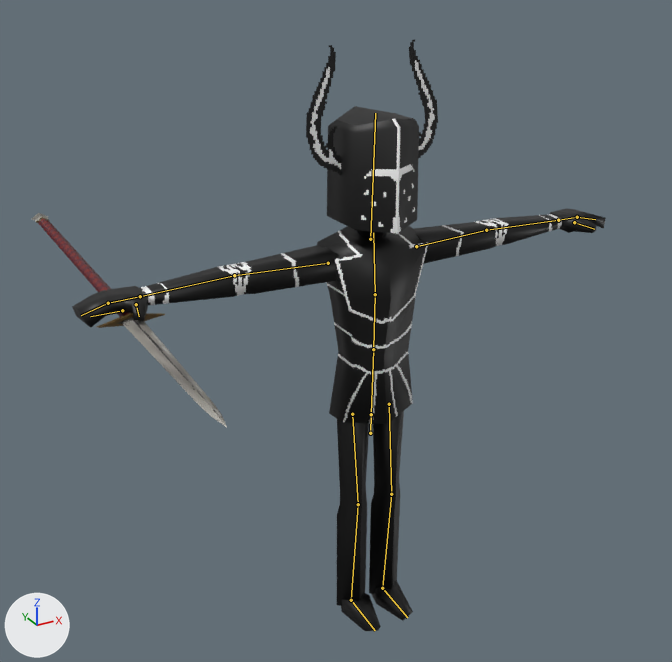
One commit to the Blender file models/tall_axe_guy/tall_axe_guy.blend: the scene before it, then after it.
Both versions are drawn from a camera (50 mm lens) standing at (-1.61, -2.66, 2.58) and looking at (0.0, 0.27, 1.11). The lights are fixed; the arrows at lower left show +X, +Y and +Z. The bones that bend it are drawn over the model as lines.

Names of what the first picture shows: 'body_mesh', 'horns_mesh', 'tall_axe_mesh'.
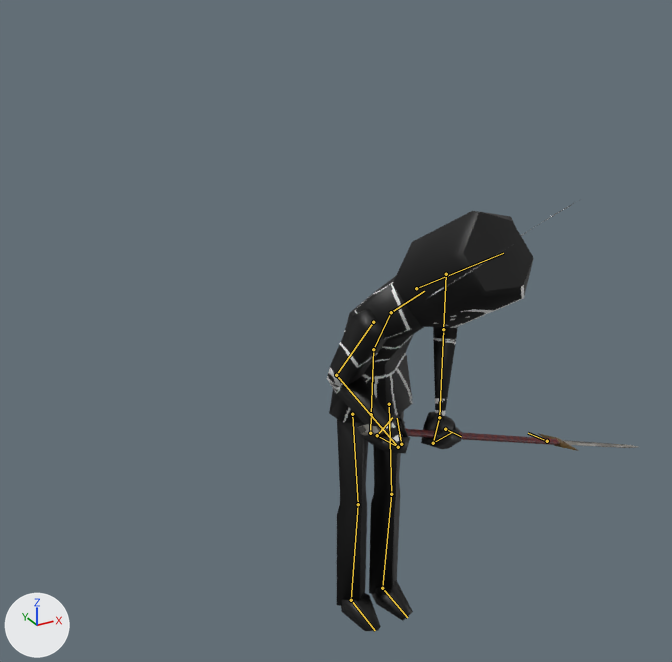
Commit message: Janky attacks

The newer file adds an action. The first version stands in its rest pose; the second is drawn at frame 22 of the action 'attack'.

The edits, one by one:
Bone 'torso1_e' (bone_torso1_e) turns from (0, 0, 0) to (0, 10, -30) degrees about its own x, y and z.
Bone 'torso2_e' (bone_torso2_e) turns from (0, 0, 0) to (0, 9, -27) degrees about its own x, y and z.
Bone 'r_arm_pole_e' (bone_r_arm_pole_e) moves from (0.0, 0.0, 0.0) to (-0.29, -0.145, 0.364).
Bone 'l_arm_ik_e' (bone_l_arm_ik_e) moves from (0.0, 0.0, 0.0) to (-0.239, -0.648, -0.605).
Bone 'l_arm_ik_e' (bone_l_arm_ik_e) turns from (0, 0, 0) to (54, 125, -53) degrees about its own x, y and z.
Bone 'l_hand1_e' (bone_l_hand1_e) turns from (0, 0, 0) to (114, 0, 0) degrees about its own x, y and z.
Bone 'l_thumb_e' (bone_l_thumb_e) turns from (0, 0, 0) to (11, 32, 13) degrees about its own x, y and z.
Bone 'r_arm_ik_e' (bone_r_arm_ik_e) moves from (0.0, 0.0, 0.0) to (0.427, -0.584, -0.704).
Bone 'r_arm_ik_e' (bone_r_arm_ik_e) turns from (0, 0, 0) to (96, 67, -79) degrees about its own x, y and z.
Bone 'r_hold_e' (bone_r_hold_e) moves from (0.0, 0.0, 0.0) to (0.0, 0.0, 1.018).
Bone 'r_hand1_e' (bone_r_hand1_e) turns from (0, 0, 0) to (103, 2, 10) degrees about its own x, y and z.
Bone 'r_thumb_e' (bone_r_thumb_e) turns from (0, 0, 0) to (79, -28, 31) degrees about its own x, y and z.

Boxes (x1, y1, x2, y2) around the edits, measured in the pictures (672 x 662 px):
'body_mesh', posed (61% narrower, 20% shorter)
    before: (72, 106, 606, 631)
    after: (327, 211, 533, 631)
'tall_axe_mesh', posed (43% wider, 87% shorter)
    before: (31, 213, 227, 427)
    after: (357, 424, 637, 451)
'horns_mesh', posed
    before: (306, 40, 438, 175)
    after: (428, 202, 576, 298)
